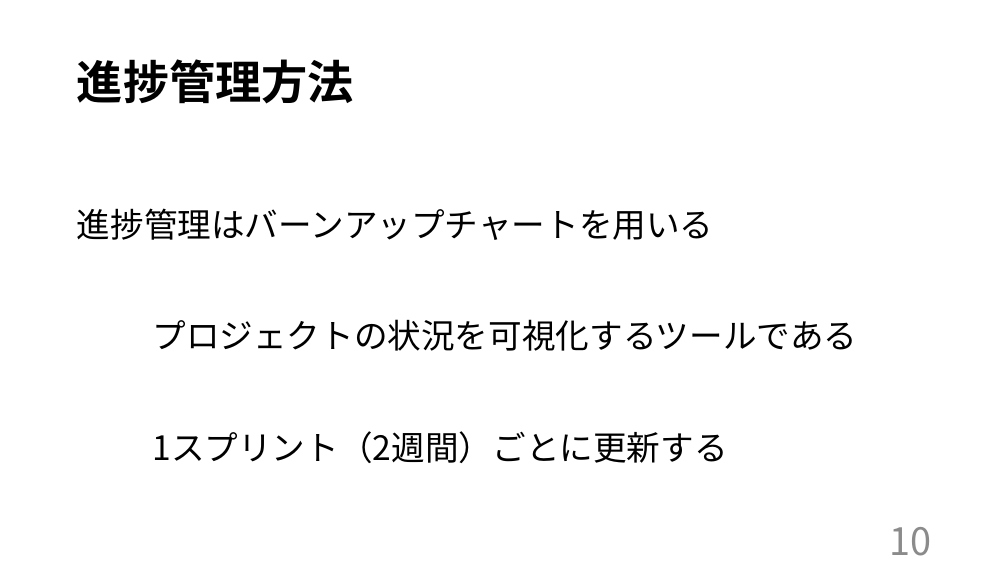
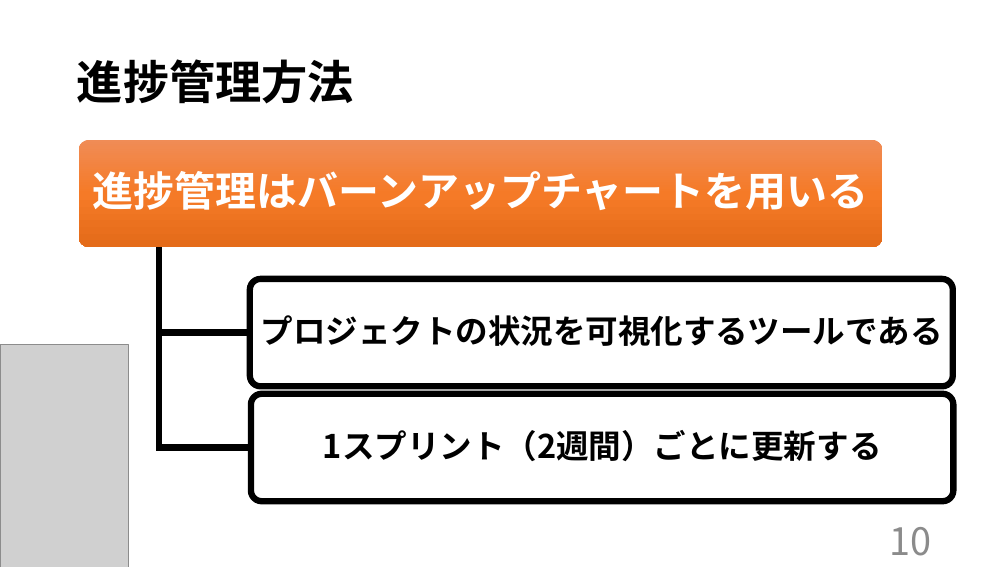
Before and after one commit to kazukiyoshida96/PM-, a slide deck: slide 11 of ＰＭ学科専用2.pptx. Drawn at 1008x567 pixels with LibreOffice and Linux fonts; fonts in the diff are those of the drawing; grey boxes stand for pictures. Boxes give left, top, right and bottom in pixels: in the first picture for what was removed or moved away, otherwise in the second. Text is boxed around its words. In the diff, an @@ line names an element or a change of style, - is before the commit and + after.

```diff
--- a/ＰＭ学科専用2.pptx
+++ b/ＰＭ学科専用2.pptx
@@ text removed at [77,208,857,463] @@
-進捗管理はバーンアップチャートを用いる
-プロジェクトの状況を可視化するツールである
-1スプリント（2週間）ごとに更新する
@@ picture added at [0,345,129,567] @@
@@ group added at [79,140,954,501]: 3 rounded rectangles, 3 texts, 2 freeform shapes @@
+進捗管理はバーンアップチャートを用いる
+プロジェクトの状況を可視化するツールである
+1スプリント（2週間）ごとに更新する
```
Also in this commit, not shown: 16 other slides changed.
